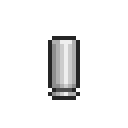
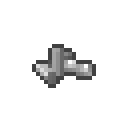
Layer changes from the first (128, 128) image to the second:
added layer "metal" above "Screenshot_2020-09-30_05-45-19.png" over [left=32, top=44, right=96, bottom=88]
renamed "Item_9mm_Bullet.png" to "Screenshot_2020-09-30_05-45-19.png", painted on it over [left=36, top=36, right=92, bottom=100]
